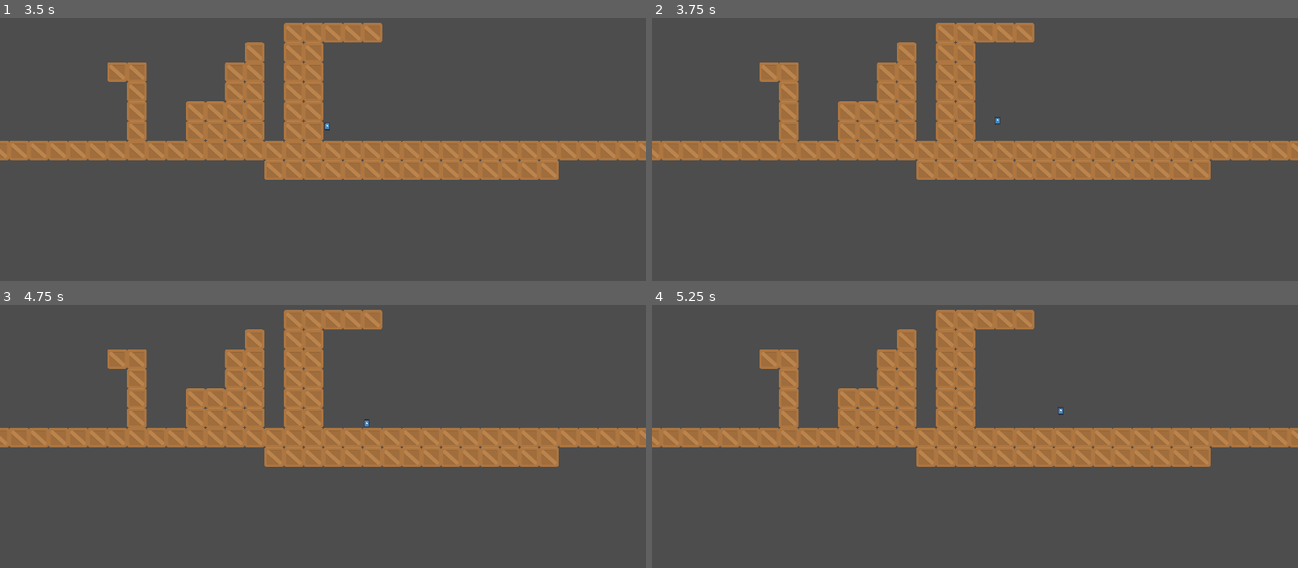
Above: before the commit, frames 1-4 (two rows, left to right).
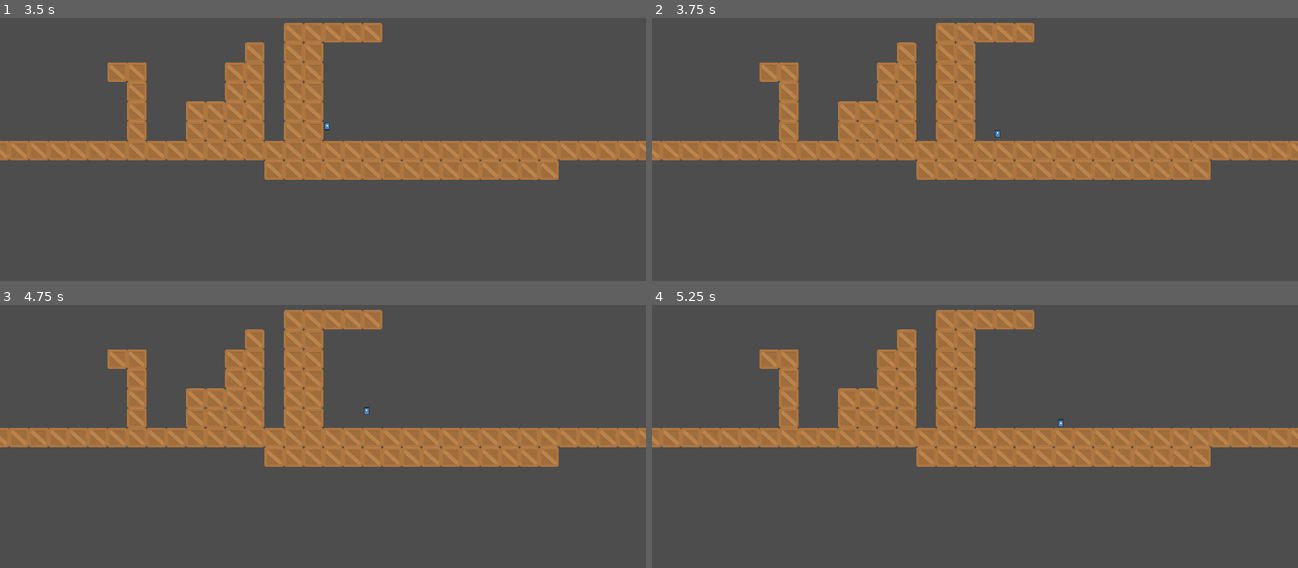
Above: after the commit, the same moments.

Repository: ManuelOteroFernandez/GGJ25
Game: Godot game, scene res://Enviroment/Game.tscn
The game is run twice, just before and just after one commit, with the same random seed, the same clock (stepped at 60 frames per second) and the same inputs. The engine's default icon, where the game draws it, is replaced by a stand-in: a white triangle on a blue panel in a dark square.
Inputs:
- Up to frame 1 (3.5 s): tap Enter (ui_accept) at 0.5, 0.77, 1.25, 1.52, 2, 3.02 s; hold Right (ui_right) 0.53-2.03 s; hold Left (ui_left) from 2.03 s (still down)
- Up to frame 2 (3.75 s): keep holding Left (ui_left); tap Enter (ui_accept) at 3.5 s
- Up to frame 3 (4.75 s): tap Enter (ui_accept) at 3.77, 4.25, 4.52 s; release Left (ui_left) at 4.28 s; hold Right (ui_right) from 4.28 s (still down)
- Up to frame 4 (5.25 s): keep holding Right (ui_right); tap Enter (ui_accept) at 5 s

Frame 1 is identical in both runs. In frame 2, less than 0.1% of the frame differs, in the area x 53-54%, y 37-46%; in frame 3, less than 0.1%, in the area x 56-58%, y 38-47%; in frame 4, less than 0.1%.

Commit message:
Jump only horiz

Diff:
--- a/Character/character.gd
+++ b/Character/character.gd
@@ -3,7 +3,7 @@
 
 const SPEED = 300.0
 const JUMP_VELOCITY = -300.0
-const JUMP_WALL_VELOCITY = Vector2(JUMP_VELOCITY,JUMP_VELOCITY/1.5)
+const JUMP_WALL_VELOCITY = Vector2(JUMP_VELOCITY,0)
 
 @export var gravity_wall = Vector2(0,200)
 
